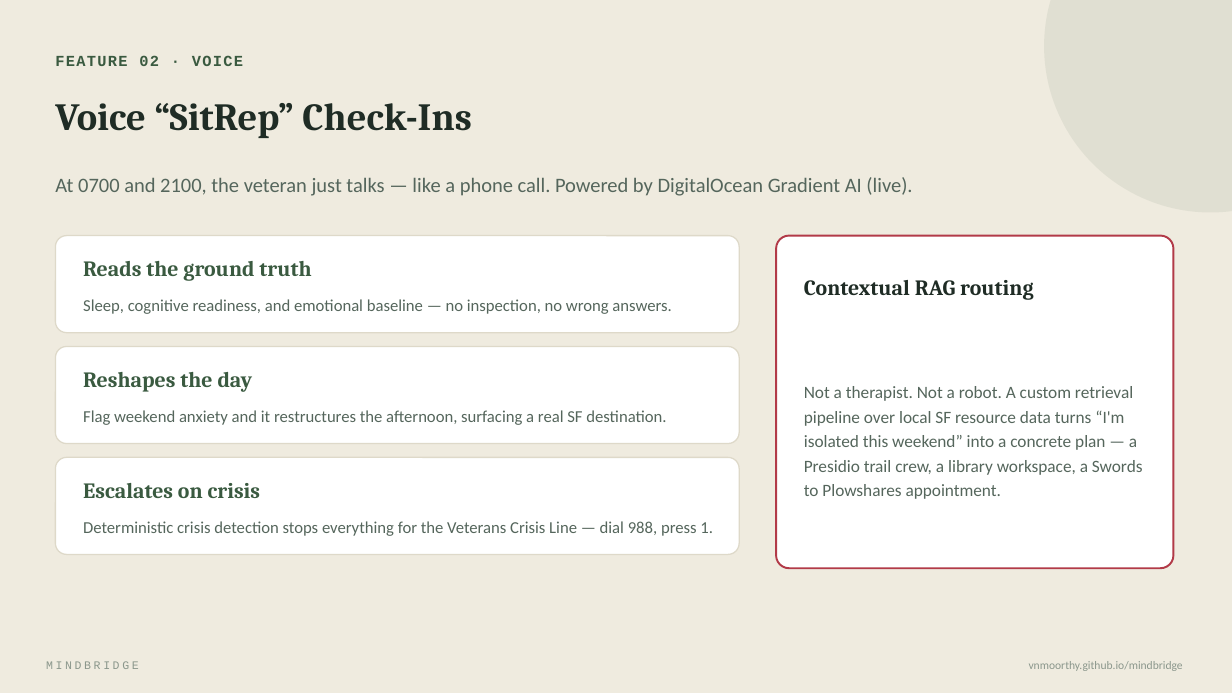
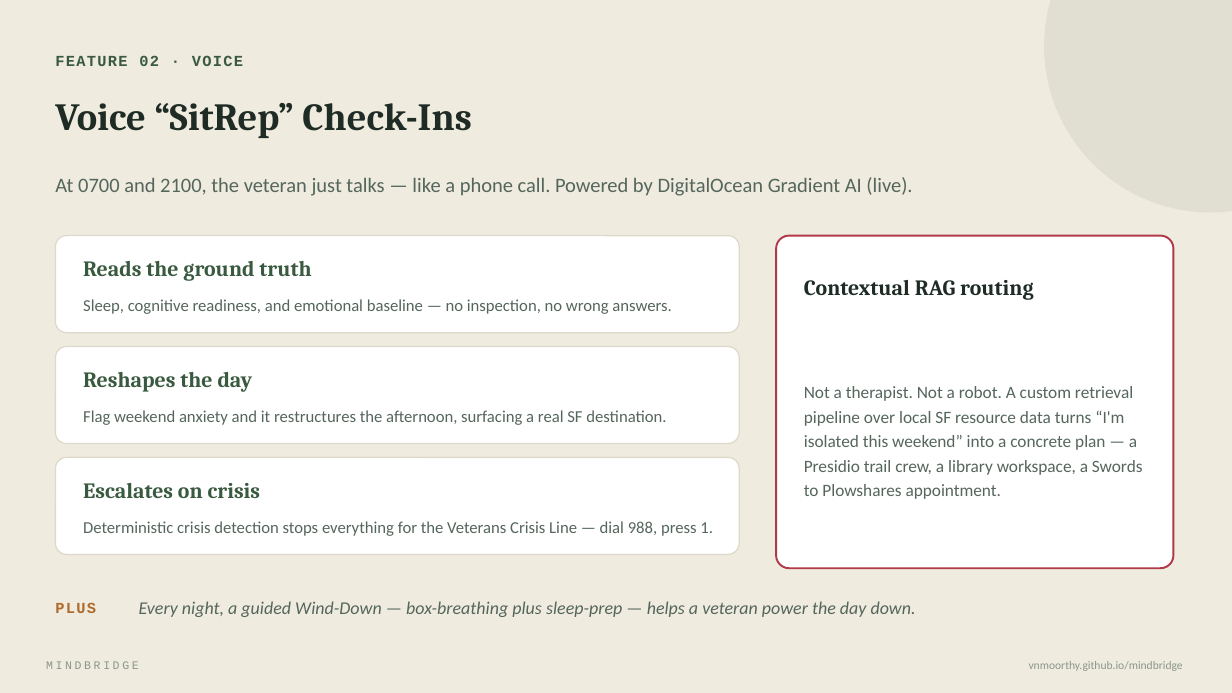
Before and after one commit to vnmoorthy/mindbridge, a slide deck: slide 5 of MindBridge-pitch-deck.pptx. Drawn at 1232x693 pixels with LibreOffice and Linux fonts; fonts in the diff are those of the drawing. Boxes give left, top, right and bottom in pixels: in the first picture for what was removed or moved away, otherwise in the second. Text is boxed around its words. In the diff, an @@ line names an element or a change of style, - is before the commit and + after.

```diff
--- a/MindBridge-pitch-deck.pptx
+++ b/MindBridge-pitch-deck.pptx
@@ text added at [55,602,96,613], 12 pt, text #B06A2C, bold @@
+PLUS
@@ text added at [139,601,916,617], 14 pt, text #55665C, italic @@
+Every night, a guided Wind-Down — box-breathing plus sleep-prep — helps a veteran power the day down.
```
Also in this commit, not shown: 6 other files.
